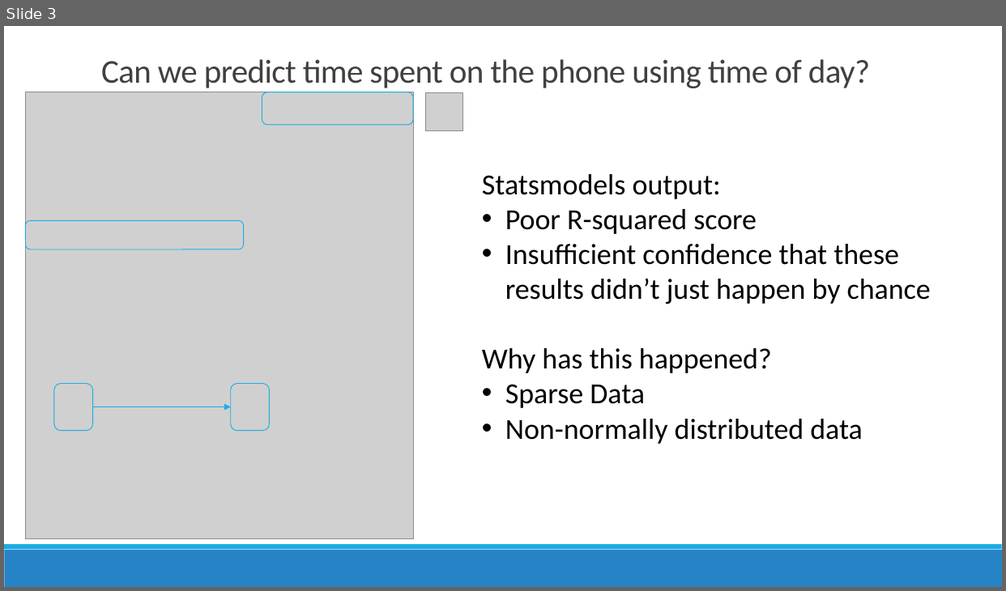
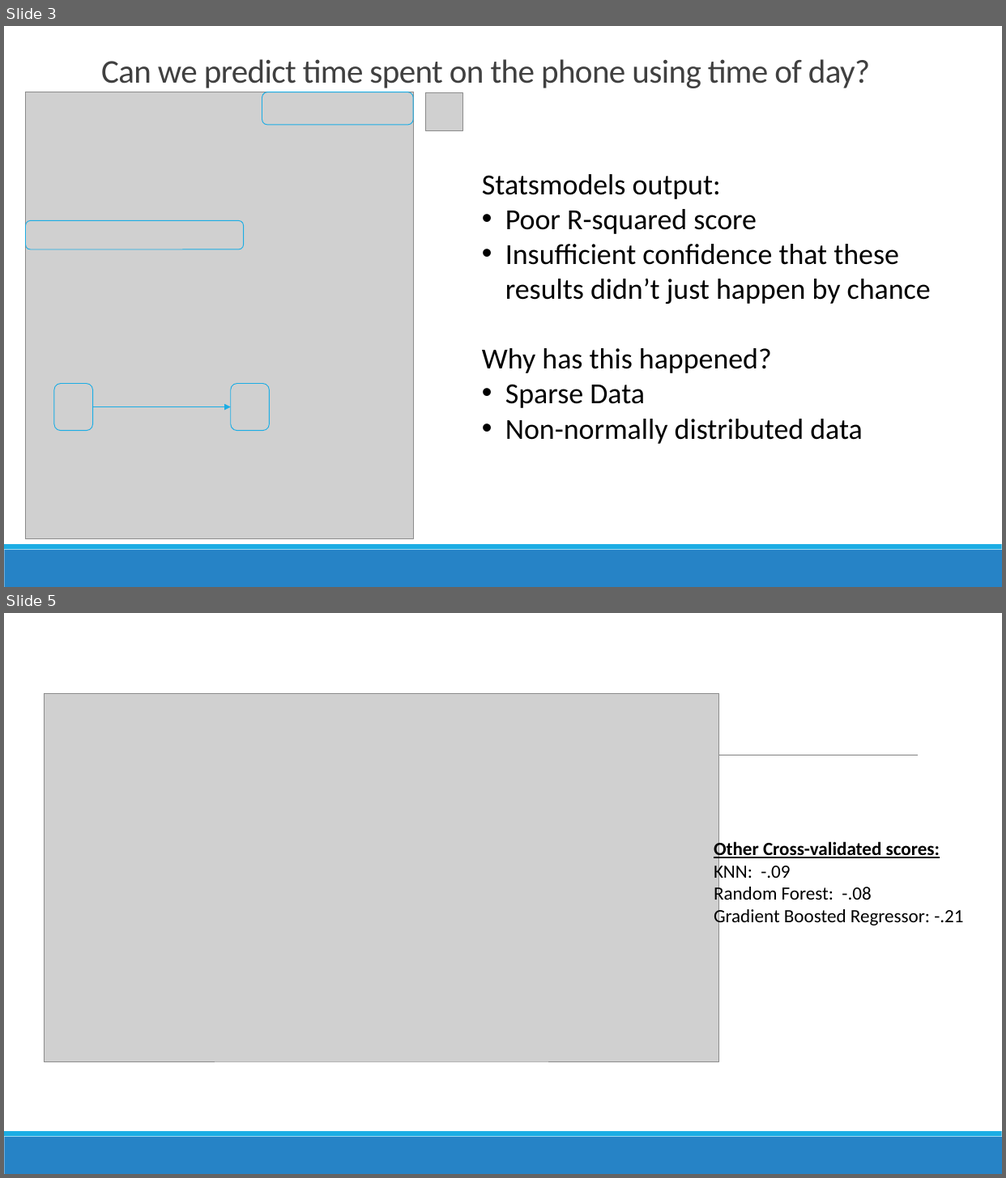
Before and after one commit to conditg/predicting-disruption, a slide deck: Capstone.pptx. Shown one above the other, each under a label of ours: slide 3 before the commit, slides 3 and 5 after it; the slides between them are not shown. The pictures are 1006x591 and 1006x1178 pixels, drawn with LibreOffice and Linux fonts; fonts in the diff are those of the drawing; grey boxes stand for pictures. Boxes give left, top, right and bottom in pixels: in the first picture for what was removed or moved away, otherwise in the second. Text is boxed around its words. In the diff, an @@ line names an element or a change of style, - is before the commit and + after.

```diff
--- a/Capstone.pptx
+++ b/Capstone.pptx
@@ slide 5 added at [4,613,1002,1174], background #FFFFFF; not listed: 2 template elements that a slide beside it also shows @@
@@ picture added at [44,694,719,1063] @@
@@ line added from (102, 756) to (918, 756), #808080 0.5 pt @@
@@ text added at [714,839,963,928], 18 pt, text #000000 @@
+Other Cross-validated scores:
+KNN: -.09
+Random Forest: -.08
+Gradient Boosted Regressor: -.21
```
Also in this commit, not shown: 2 slides changed, 4 other slides added, 2 slides removed, 1 other file.
